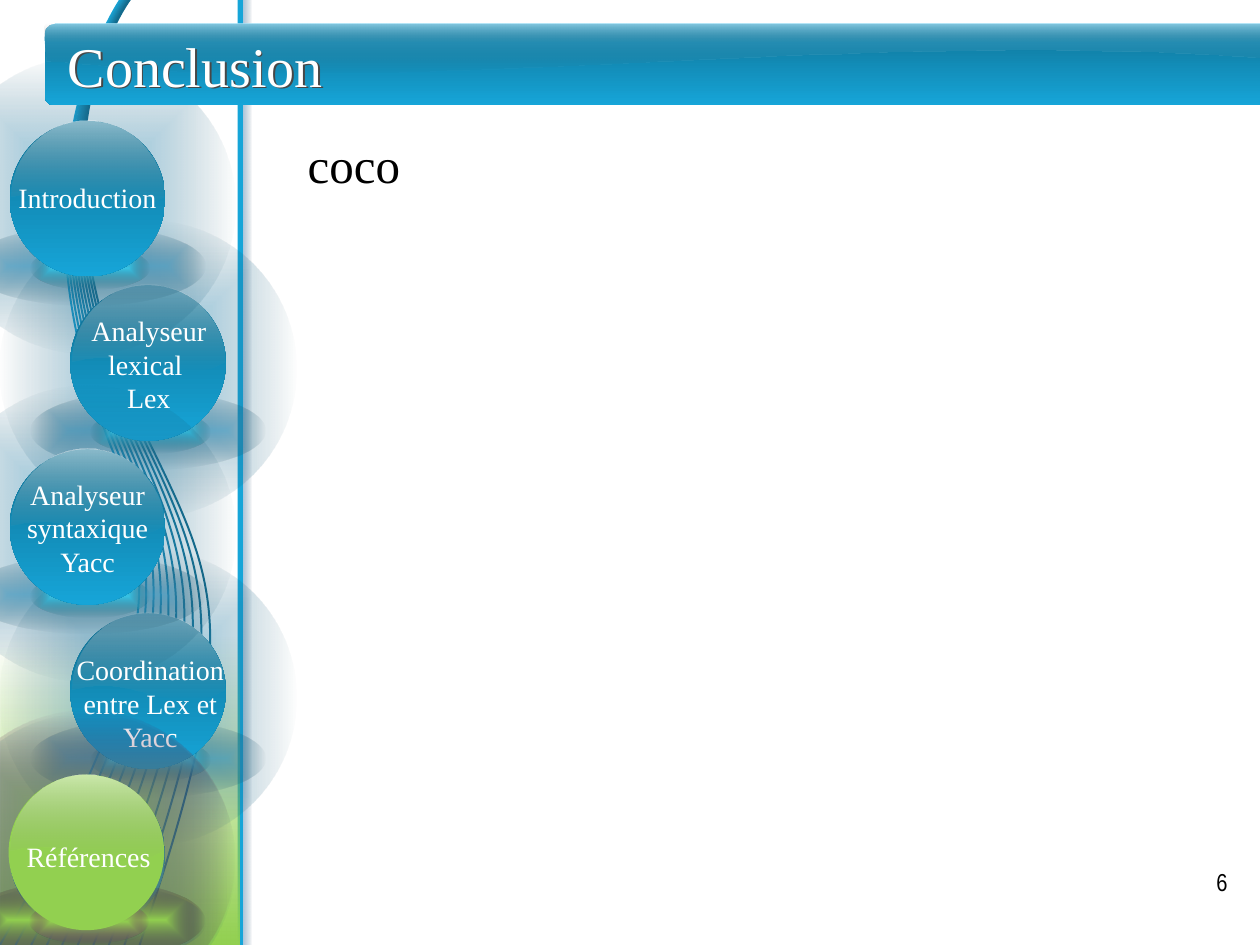
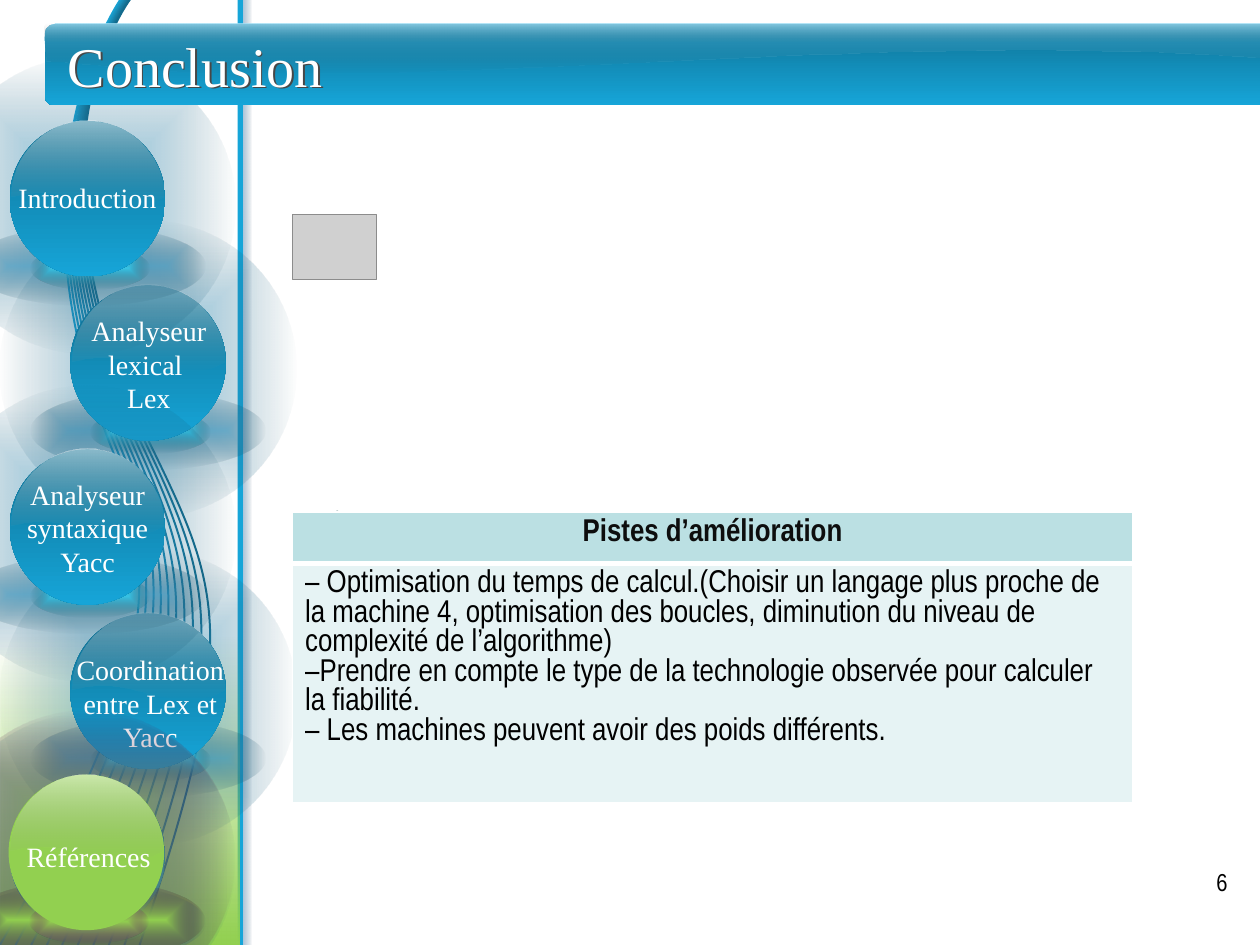
Before and after one commit to sarrabenbrahim/team-war, a slide deck: slide 6 of PFE/Presentation/presentation - Abdelali.pptx. Drawn at 1260x945 pixels with LibreOffice and Linux fonts; fonts in the diff are those of the drawing; grey boxes stand for pictures. Boxes give left, top, right and bottom in pixels: in the first picture for what was removed or moved away, otherwise in the second. Text is boxed around its words. In the diff, an @@ line names an element or a change of style, - is before the commit and + after.

Commit message:
+ Prise en compte des remarques de Mme Frydman

```diff
--- a/PFE/Presentation/presentation - Abdelali.pptx
+++ b/PFE/Presentation/presentation - Abdelali.pptx
@@ text removed at box(308, 160, 400, 184) @@
-coco
@@ picture added at box(292, 214, 377, 278) @@
@@ table added at box(292, 512, 1133, 803), 2 rows, 1 columns @@
+Pistes d’amélioration
+– Optimisation du temps de calcul.(Choisir un langage plus proche de la machine 4, optimisation des boucles, diminution du niveau de complexité de l’algorithme) / –Prendre en compte le type de la technologie observée pour calculer la fiabilité. / – Les machines peuvent avoir des poids différents.
@@ triangle added at box(312, 512, 362, 551), fill #BBE0E3, outline #8AA6A8 2 pt @@
```
Also in this commit, not shown: 5 other slides changed, 1 slide added.
